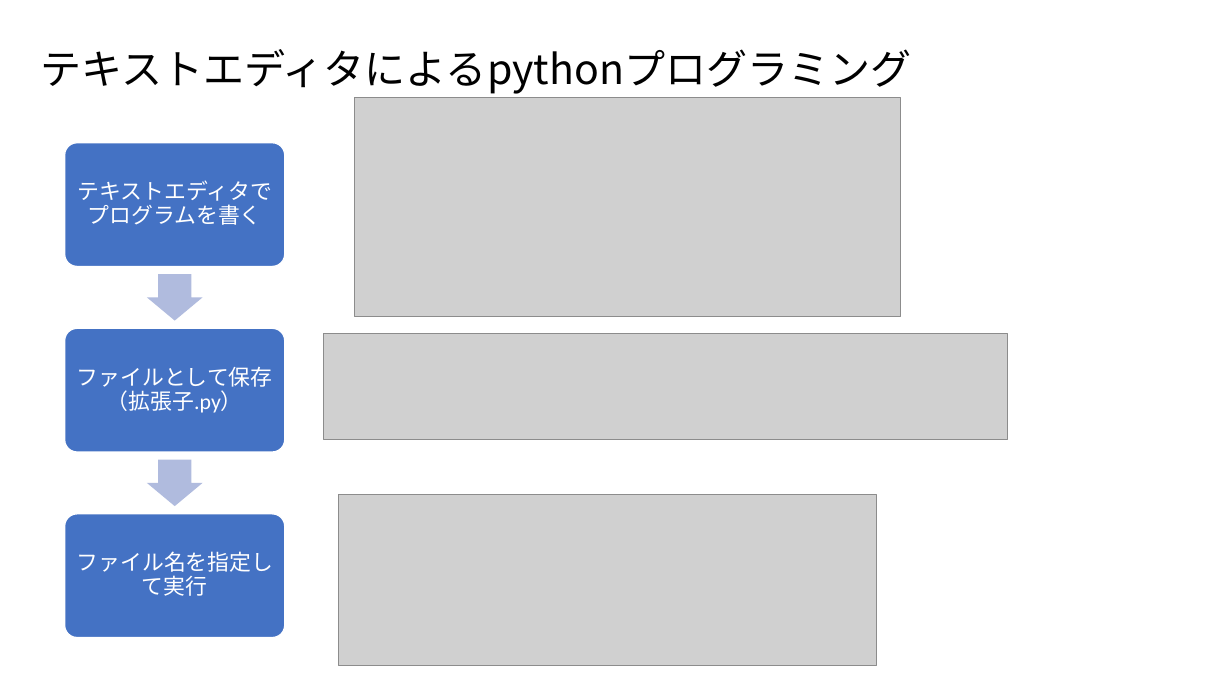
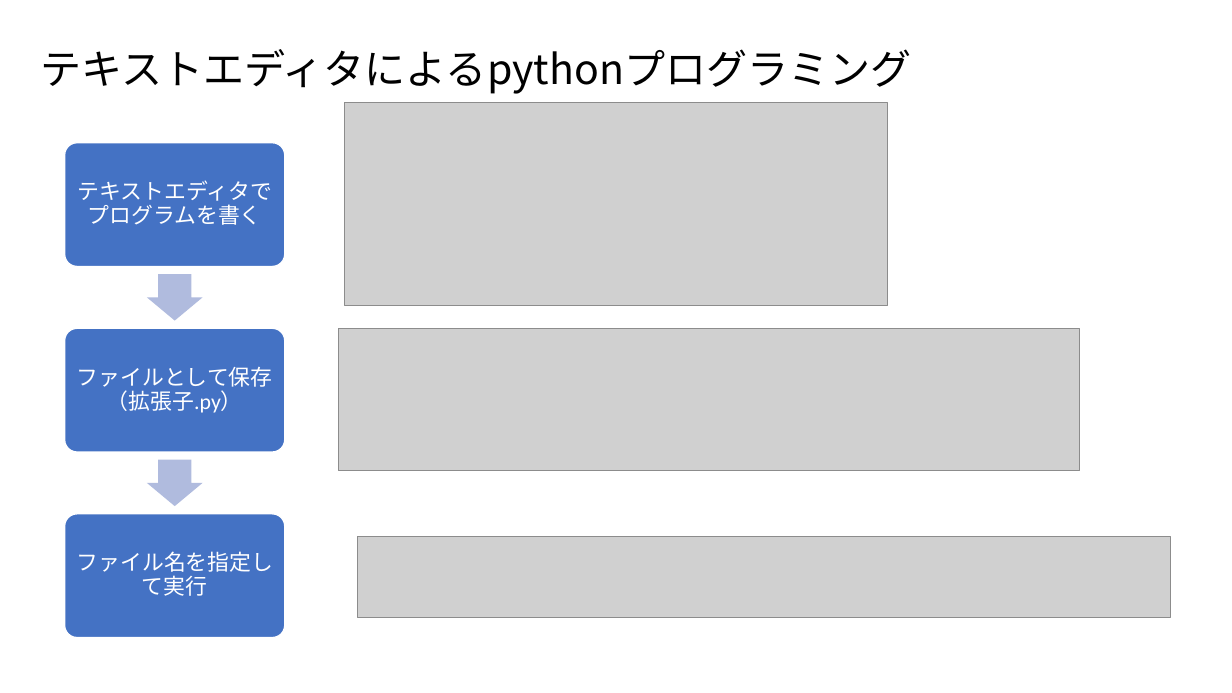
Before and after one commit to ueharaLab/bigdata2_system_and_python, a slide deck: slide 5 of bigdata2_system_and_python.pptx. Drawn at 1232x693 pixels with LibreOffice and Linux fonts; fonts in the diff are those of the drawing; grey boxes stand for pictures. Boxes give left, top, right and bottom in pixels: in the first picture for what was removed or moved away, otherwise in the second. Text is boxed around its words. In the diff, an @@ line names an element or a change of style, - is before the commit and + after.

Commit message:
422

```diff
--- a/bigdata2_system_and_python.pptx
+++ b/bigdata2_system_and_python.pptx
@@ picture: place and size @@
-picture at <box>354,98,901,317</box>
+picture at <box>345,103,888,305</box>
@@ picture: place and size @@
-picture at <box>323,334,1008,440</box>
+picture at <box>338,329,1080,471</box>
@@ picture removed at <box>338,495,877,665</box> @@
@@ picture added at <box>358,536,1171,617</box> @@
```
